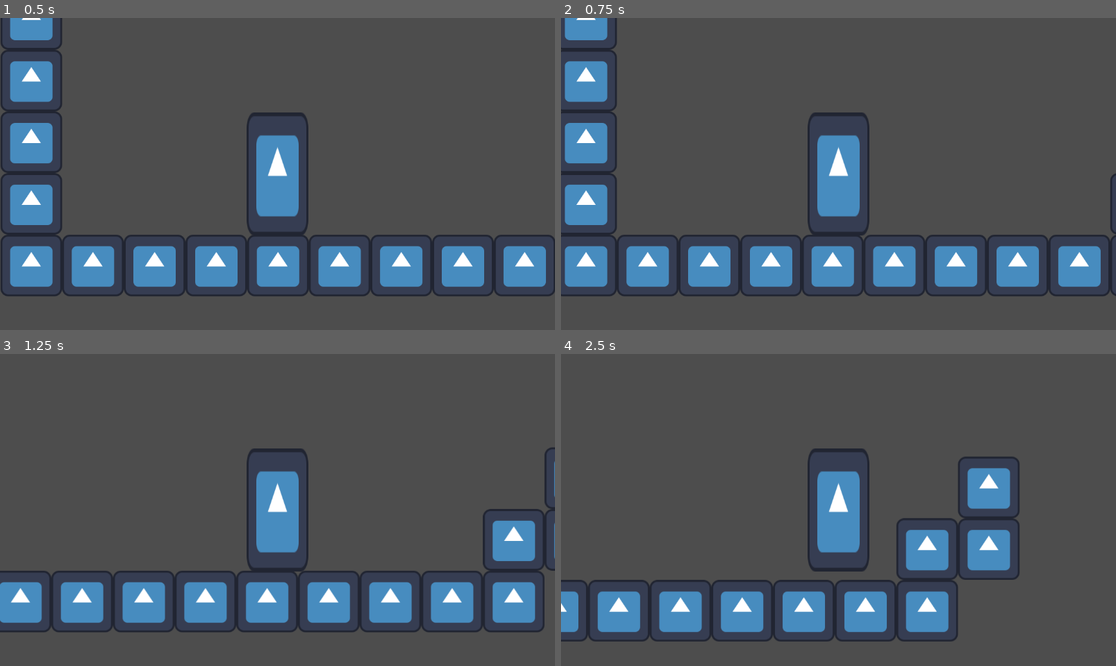
Above: before the commit, frames 1-4 (two rows, left to right).
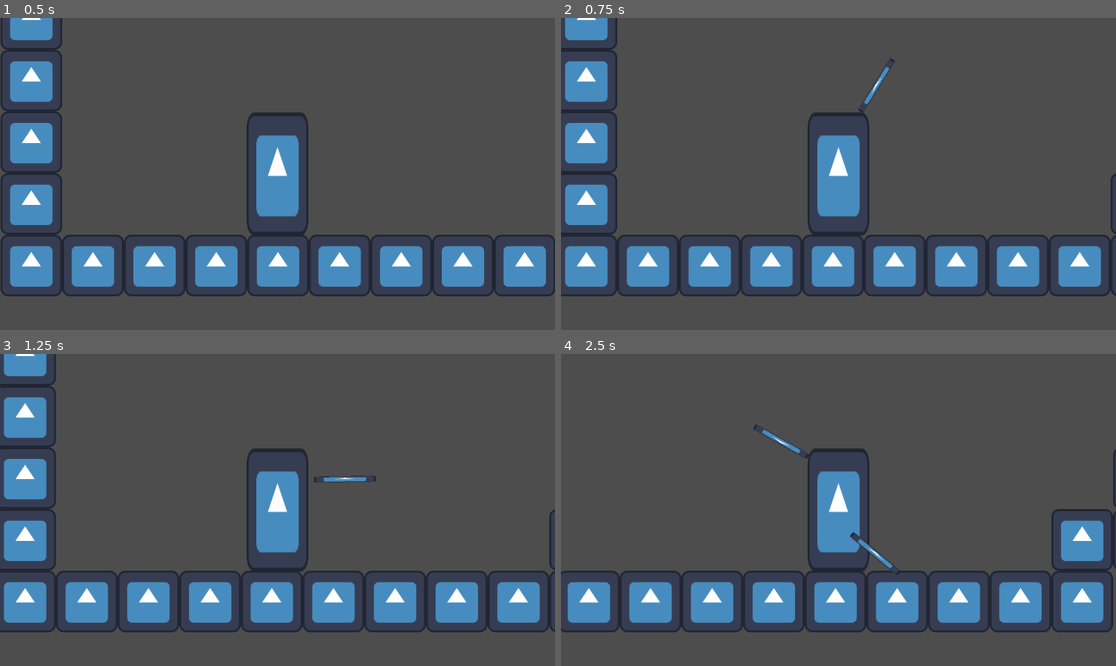
Above: after the commit, the same moments.

Repository: franmatijevic/GreekPlatformer
Game: Godot game, scene res://src/levels/generic_level.tscn
Two runs of this game, one before a commit and one after it. Both use one fixed random seed, a clock stepped at 60 frames per second and the inputs below. The engine's default icon, where the game draws it, is replaced by a stand-in: a white triangle on a blue panel in a dark square.
Inputs:
- Up to frame 1 (0.5 s): no input
- Up to frame 2 (0.75 s): hold D (right) from 0.53 s (still down); tap F (shoot) at 0.6 s
- Up to frame 3 (1.25 s): keep holding D (right); tap W (up) at 0.77, 0.8, 1.07 s
- Up to frame 4 (2.5 s): tap W (up) at 1.35, 1.52, 1.82, 2.3 s; tap F (shoot) at 1.55, 2.1 s; release D (right) at 2.03 s; hold A (left) from 2.03 s (still down)

Frame 1 is identical in both runs. In frame 2, 0.7% of the frame differs, in the area x 0-98%, y 0-86%; in frame 3, 11%; in frame 4, 18%, in the area x 0-100%, y 22-93%.

Commit message:
Basic Shooting

Diff:
--- /dev/null
+++ b/greekplatformer/src/mainMechanics/arrow.gd
@@ -0,0 +1,33 @@
+extends CharacterBody2D
+
+class_name Arrow
+
+const arrowScene: PackedScene = preload("res://src/mainMechanics/arrow.tscn")
+
+const SPEED:float=1000
+const gravity:float=200
+
+var stop:bool=false
+
+static func new_arrow(shooting_direction:float) -> Arrow:
+	var arrow: Arrow = arrowScene.instantiate()
+
+	arrow.velocity.x=SPEED * cos(shooting_direction)
+	arrow.velocity.y=SPEED * sin(shooting_direction)
+
+	return arrow
+
+func _process(_delta: float) -> void:
+	if(!stop):
+		#get_node("Sprite").
+		rotation=velocity.angle()
+
+func _physics_process(delta: float) -> void:
+	if(!stop):
+		velocity.y+=gravity*delta
+		move_and_slide()
+
+func _on_detect_wall_body_entered(_body: Node2D) -> void:
+	rotation=velocity.angle()
+	stop=true
+	velocity=Vector2.ZERO
--- /dev/null
+++ b/greekplatformer/src/mainMechanics/arrow.tscn
@@ -0,0 +1,34 @@
+[gd_scene load_steps=5 format=3 uid="uid://de34eq1s83fp8"]
+
+[ext_resource type="Texture2D" uid="uid://dfe6s34tiobkl" path="res://icon.svg" id="1_l32d4"]
+[ext_resource type="Script" path="res://src/mainMechanics/arrow.gd" id="1_wrvt8"]
+
+[sub_resource type="CircleShape2D" id="CircleShape2D_6suhw"]
+radius = 6.0
+
+[sub_resource type="CircleShape2D" id="CircleShape2D_cdweo"]
+radius = 8.0
+
+[node name="Arrow" type="CharacterBody2D"]
+collision_layer = 0
+collision_mask = 2
+script = ExtResource("1_wrvt8")
+
+[node name="Sprite" type="Sprite2D" parent="."]
+scale = Vector2(1, 0.1)
+texture = ExtResource("1_l32d4")
+
+[node name="CollisionShape2D" type="CollisionShape2D" parent="."]
+position = Vector2(53, 0)
+shape = SubResource("CircleShape2D_6suhw")
+disabled = true
+
+[node name="DetectWall" type="Area2D" parent="."]
+collision_layer = 0
+collision_mask = 2
+
+[node name="CollisionShape2D" type="CollisionShape2D" parent="DetectWall"]
+position = Vector2(53, 0)
+shape = SubResource("CircleShape2D_cdweo")
+
+[connection signal="body_entered" from="DetectWall" to="." method="_on_detect_wall_body_entered"]
--- a/greekplatformer/src/player/character.gd
+++ b/greekplatformer/src/player/character.gd
@@ -10,7 +10,7 @@
 @export var ACCELERATION:float=40
 @export var DEACCELERATION:float=70
 
-var direction
+var direction#only horizontal
 
 func _physics_process(delta: float) -> void:
 	if !is_on_floor():
--- a/greekplatformer/src/player/player.gd
+++ b/greekplatformer/src/player/player.gd
@@ -11,6 +11,8 @@
 var jumpBuffer:float=0
 var jumped:bool=false
 
+var facing_direction:bool=true #true desno, false lijevo
+
 func _ready():
 	for i in get_node("States").get_children():
 		states[i.name.to_lower()] = i
@@ -18,16 +20,17 @@
 		current_state.enter()
 
 func _physics_process(delta: float) -> void:
+	if(direction):
+		if(direction==-1): facing_direction=false
+		elif(direction==1): facing_direction=true
+
 
 	if(coyoteBuffer>0):
 		coyoteBuffer-=delta
 
 	if(jumpBuffer>0):
 		if(is_on_floor()):
-			velocity.y = JUMP_VELOCITY
-			jumped=true
-			jumpBuffer=0
-			coyoteBuffer=0
+			jump()
 		jumpBuffer-=delta
 
 	if(current_state):
@@ -39,9 +42,15 @@
 		current_state.update_process(delta)
 
 func jump():
-	if(is_on_floor() or coyoteBuffer>0):
+	if(is_on_floor()):
 		velocity.y = -JUMP_VELOCITY
 		coyoteBuffer=0
+		jumpBuffer=0
+		jumped=true
+	elif(coyoteBuffer>0 and jumped==false):
+		velocity.y = -JUMP_VELOCITY
+		coyoteBuffer=0
+		jumpBuffer=0
 		jumped=true
 	else:
 		jumpBuffer=jumpBufferTime
@@ -50,12 +59,16 @@
 	if(velocity.y<0 and jumped==true):
 		velocity.y=0
 
+func shoot():
+	set_state("ShootingState")
+
 func set_state(state:String):
 	current_state.exit()
 	current_state=states[state.to_lower()]
 	current_state.enter()
 
-
+func _on_detect_floor_body_entered(_body: Node2D) -> void:
+	jumped=false
 
 func _on_detect_floor_body_exited(_body: Node2D) -> void:
 	coyoteBuffer=coyoteBufferTime
--- a/greekplatformer/src/player/player.tscn
+++ b/greekplatformer/src/player/player.tscn
@@ -1,24 +1,26 @@
-[gd_scene load_steps=6 format=3 uid="uid://dpk0rlxpn4h88"]
+[gd_scene load_steps=8 format=3 uid="uid://dpk0rlxpn4h88"]
 
 [ext_resource type="Script" path="res://src/player/player.gd" id="1_6dh1s"]
 [ext_resource type="Texture2D" uid="uid://dfe6s34tiobkl" path="res://icon.svg" id="1_40qey"]
 [ext_resource type="Script" path="res://src/player/playerStates/movementState.gd" id="3_i4pt1"]
+[ext_resource type="Script" path="res://src/player/playerStates/pickUpState.gd" id="4_y3xqd"]
+[ext_resource type="Script" path="res://src/player/playerStates/shootingState.gd" id="5_y6klk"]
 
 [sub_resource type="RectangleShape2D" id="RectangleShape2D_8ulvm"]
 size = Vector2(123, 252)
 
 [sub_resource type="RectangleShape2D" id="RectangleShape2D_prcv2"]
-size = Vector2(116, 20)
+size = Vector2(123, 20)
 
 [node name="Player" type="CharacterBody2D"]
-collision_mask = 3
+collision_mask = 2
 script = ExtResource("1_6dh1s")
 gravity = 600.0
 falling_gravity = 900.0
 JUMP_VELOCITY = 400.0
 SPEED = 450.0
-ACCELERATION = 600.0
-DEACCELERATION = 700.0
+ACCELERATION = 800.0
+DEACCELERATION = 1000.0
 
 [node name="CollisionShape2D" type="CollisionShape2D" parent="."]
 shape = SubResource("RectangleShape2D_8ulvm")
@@ -35,8 +37,10 @@
 script = ExtResource("3_i4pt1")
 
 [node name="PickUpState" type="Node" parent="States"]
+script = ExtResource("4_y3xqd")
 
 [node name="ShootingState" type="Node" parent="States"]
+script = ExtResource("5_y6klk")
 
 [node name="DetectFloor" type="Area2D" parent="."]
 collision_layer = 0
@@ -46,4 +50,14 @@
 position = Vector2(0, 121)
 shape = SubResource("RectangleShape2D_prcv2")
 
+[node name="ArrowIcon" type="Node2D" parent="."]
+visible = false
+position = Vector2(0, -68)
+
+[node name="Icon2" type="Sprite2D" parent="ArrowIcon"]
+position = Vector2(140, 6)
+scale = Vector2(1, 0.1)
+texture = ExtResource("1_40qey")
+
+[connection signal="body_entered" from="DetectFloor" to="." method="_on_detect_floor_body_entered"]
 [connection signal="body_exited" from="DetectFloor" to="." method="_on_detect_floor_body_exited"]
--- a/greekplatformer/src/player/playerStates/movementState.gd
+++ b/greekplatformer/src/player/playerStates/movementState.gd
@@ -1,4 +1,7 @@
 extends State
+
+func exit():
+	player().direction=0
 
 func update_physics_process(_delta:float):
 
@@ -8,3 +11,5 @@
 		player().jump()
 	elif Input.is_action_just_released("up"):
 		player().stop_jump()
+	elif Input.is_action_just_released("shoot"):
+		player().shoot()
--- /dev/null
+++ b/greekplatformer/src/player/playerStates/shootingState.gd
@@ -0,0 +1,61 @@
+extends State
+
+#const arrow: PackedScene = preload("res://src/mainMechanics/arrow.tscn")
+
+const rotation_speed:float=2
+const highest_angle:float=PI/3
+const lowest_angle:float=-PI/3
+
+@onready var icon = get_parent().get_parent().get_node("ArrowIcon")
+
+var angle:float=highest_angle
+
+var clockwise:bool=true#direction of rotation
+var hold_shoot:bool=false
+
+var facing:bool=true
+
+func enter():
+	hold_shoot=false
+	icon.visible=true
+	clockwise=false
+	angle=lowest_angle
+
+	if(player().facing_direction): facing=true
+	else: facing=false
+
+func exit():
+	icon.visible=false
+
+func update_process(_delta:float):
+	if(facing):
+		icon.rotation=angle
+	else:
+		icon.rotation=PI - angle
+
+func update_physics_process(delta:float):
+	if(!hold_shoot):
+		if(clockwise):
+			angle+=rotation_speed*delta
+			if(angle>highest_angle):
+				clockwise=!clockwise
+		else:
+			angle-=rotation_speed*delta
+			if(angle<lowest_angle):
+				clockwise=!clockwise
+
+
+	if Input.is_action_just_pressed("shoot"):
+		hold_shoot=true
+	elif Input.is_action_just_released("shoot"):
+		shoot()
+
+func shoot():
+	var arrow:Arrow
+
+	if(facing): arrow = Arrow.new_arrow(angle)
+	else: arrow = Arrow.new_arrow(PI - angle)
+
+	arrow.global_position=icon.global_position
+	player().get_parent().add_child(arrow)
+	player().set_state("MoveState")
